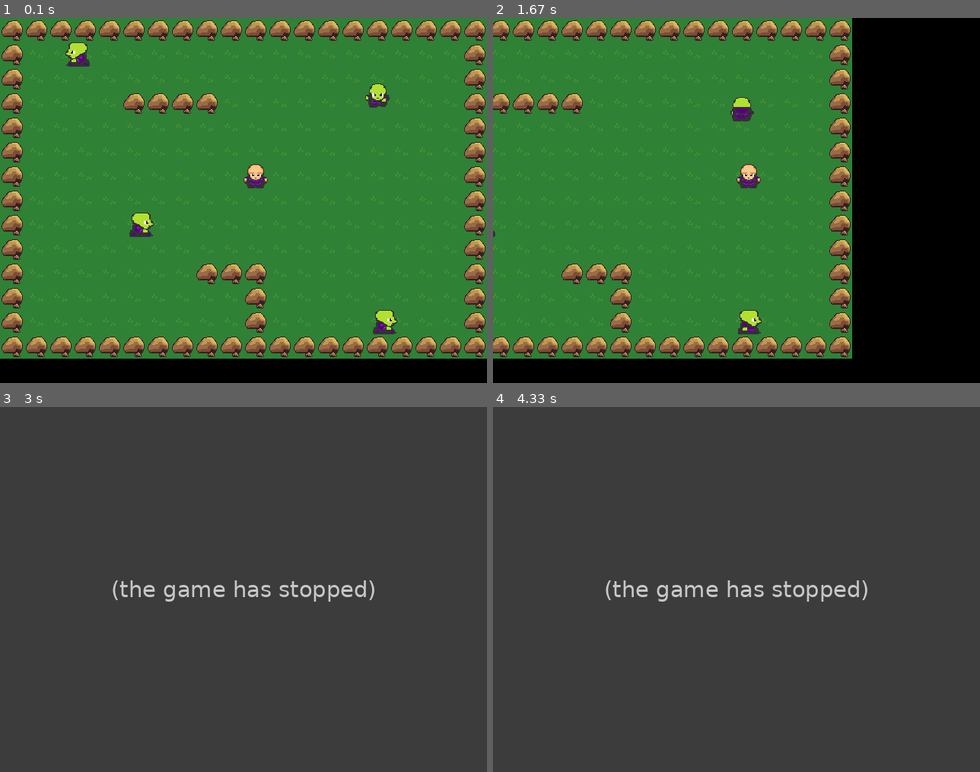
Above: before the commit, frames 1-4 (two rows, left to right).
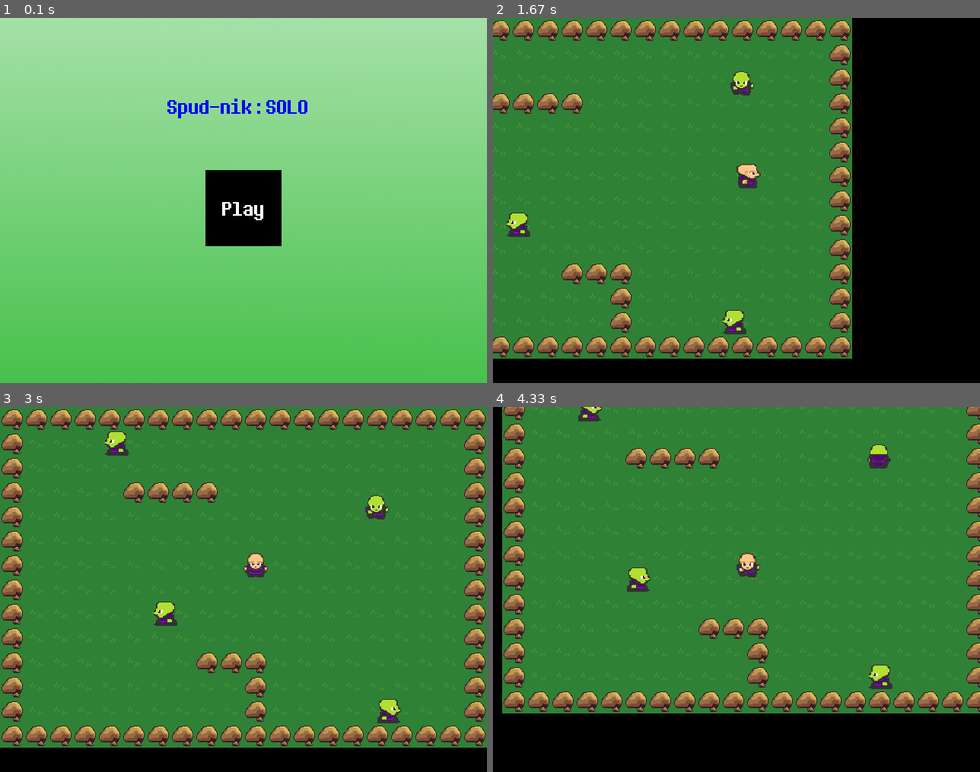
Above: after the commit, the same moments.

Repository: Jayanaka-98/py-game-RPG
Game: pygame game, started from main.py
Two runs of this game, one before a commit and one after it. Both use one fixed random seed, a clock stepped at 60 frames per second and the inputs below.
Inputs (mouse positions are in pixels of both pictures, inside the frame that each line leads up to):
- Up to frame 1 (0.1 s): no input
- Up to frame 2 (1.67 s): press the mouse at (736, 207) at 0.37 s; move the mouse to (790, 200) at 0.47 s; release the mouse at (848, 193) at 0.6 s; hold Space 0.67-1.13 s; hold Right 0.67-1.13 s; move the mouse to (717, 101) at 0.7 s; hold Right 1.17-1.63 s
- Up to frame 3 (3 s): hold Up 1.67-1.97 s; press the mouse at (243, 596) at 2.03 s; move the mouse to (292, 567) at 2.13 s; release the mouse at (345, 542) at 2.27 s; press the mouse at (53, 717) at 2.37 s; move the mouse to (141, 622) at 2.47 s; release the mouse at (228, 527) at 2.6 s; tap Space at 2.67 s
- Up to frame 4 (4.33 s): hold Right 3-3.47 s; hold Left 3.5-4.03 s; hold Down from 4.07 s (still down)

The runs differ from the first frame. In frame 1, 100% of the frame differs, in the area x 0-100%, y 0-100%; in frame 2, 1.4%; in frame 3, 99%; in frame 4, 99%.
Before the commit the program exited at 1.9 s; later frames show no game.

Commit message:
Attacks working

Diff:
--- a/config.py
+++ b/config.py
@@ -3,6 +3,7 @@
 TILESIZE = 32
 FPS = 60
 
+ATTACK_LAYER = 5
 ENEMY_LAYER = 4
 PLAYER_LAYER = 3
 BLOCK_LAYER = 2
@@ -14,21 +15,4 @@
 RED = (255, 0, 0)
 BLACK = (0, 0, 0)
 BLUE = (0, 0, 255)
-
-tilemap = [
-    'BBBBBBBBBBBBBBBBBBBB',
-    'B..E...............B',
-    'B..................B',
-    'B....BBBB......E...B',
-    'B..................B',
-    'B..................B',
-    'B.........P........B',
-    'B..................B',
-    'B....E.............B',
-    'B..................B',
-    'B.......BBB........B',
-    'B.........B........B',
-    'B.........B....E...B',
-    'BBBBBBBBBBBBBBBBBBBB'
-
-]
+WHITE = (255, 255, 255)
--- a/main.py
+++ b/main.py
@@ -1,6 +1,7 @@
 import pygame
 from sprites import *
 from config import *
+from map import *
 import sys
 
 class Game:
@@ -8,12 +9,15 @@
         pygame.init()
         self.screen = pygame.display.set_mode((WIN_WIDTH, WIN_HEIGHT))
         self.clock = pygame.time.Clock()
-        # self.font = pygame.font.Font('Arial', 32)
+        self.font = pygame.font.Font('8bitoperator_jve.ttf', 32)
         self.running = True
 
         self.character_spritesheet = Spritesheet('img/character.png')
         self.terrain_spritesheet = Spritesheet('img/terrain.png')
         self.enemy_spritesheet = Spritesheet('img/enemy.png')
+        self.attack_spritesheet = Spritesheet('img/attack.png')
+        self.intro_background = pygame.image.load('./img/introbackground.png')
+        self.go_background = pygame.image.load('./img/gameover.png')
 
     def createTilemap(self):
         for i, row in enumerate(tilemap):
@@ -24,7 +28,7 @@
                 if column == "E":
                     Enemy(self, j, i)
                 if column == "P":
-                    Player(self, j, i)
+                    self.player = Player(self, j, i)
 
     def new(self):
         self.playing = True
@@ -36,13 +40,24 @@
 
         self.createTilemap()
 
-
-
     def events(self):
         for event in pygame.event.get():
             if event.type == pygame.QUIT:
                 self.playing = False
                 self.running = False
+
+            keys =pygame.key.get_pressed()
+
+
+            if keys[pygame.K_SPACE]:
+                if self.player.facing == 'up':
+                    Attack(self, self.player.rect.x, self.player.rect.y - TILESIZE)
+                if self.player.facing == 'down':
+                    Attack(self, self.player.rect.x, self.player.rect.y + TILESIZE)
+                if self.player.facing == 'right':
+                    Attack(self, self.player.rect.x + TILESIZE, self.player.rect.y)
+                if self.player.facing == 'left':
+                    Attack(self, self.player.rect.x - TILESIZE, self.player.rect.y)
 
     def update(self):
         self.all_sprites.update()
@@ -59,13 +74,64 @@
             self.events()
             self.update()
             self.draw()
-        self.running = False
 
     def game_over(self):
-        pass
+        text = self.font.render('GaMe OvEr', True, RED)
+        text_rect = text.get_rect(center = (WIN_WIDTH/2, WIN_HEIGHT/2))
+
+        restart_button = Button(10,WIN_HEIGHT-135, 120, 125, WHITE, BLACK, 'Restart', 32)
+
+        for sprite in self.all_sprites:
+            sprite.kill()
+
+        while self.running:
+            for event in pygame.event.get():
+                if event.type == pygame.QUIT:
+                    self.running = False
+
+            mouse_pos = pygame.mouse.get_pos()
+            mouse_pressed = pygame.mouse.get_pressed()
+
+            if restart_button.is_pressed(mouse_pos, mouse_pressed)   :
+                self.new()
+                self.main()
+
+            self.screen.blit(self.go_background, (0,0))
+            self.screen.blit(text, text_rect)
+            self.screen.blit(restart_button.image, restart_button.rect)
+            self.clock.tick(FPS)
+            pygame.display.update()
 
     def intro_screen(self):
-        pass
+        intro = True
+
+        title = self.font.render('Spud-nik : SOLO', True, BLUE)
+        title_rect = title.get_rect(x=WIN_WIDTH/2-100,y=100)
+
+        play_button = Button(WIN_WIDTH/2-50, 200, 100, 100, WHITE, BLACK, 'Play', 32)
+
+        while intro:
+            for event in pygame.event.get():
+                if event.type == pygame.QUIT:
+                    intro = False
+                    self.running = False
+
+            mouse_pos = pygame.mouse.get_pos()
+            mouse_pressed = pygame.mouse.get_pressed()
+
+            if play_button.is_pressed(mouse_pos, mouse_pressed):
+                intro = False
+
+            self.screen.blit(self.intro_background, (0,0))
+            self.screen.blit(title, title_rect)
+            self.screen.blit(play_button.image, play_button.rect)
+            self.clock.tick(FPS)
+            pygame.display.update()
+
+
+
+
+
 
 g = Game()
 g.intro_screen()
--- /dev/null
+++ b/map.py
@@ -0,0 +1,17 @@
+tilemap = [
+    'BBBBBBBBBBBBBBBBBBBB',
+    'B..E...............B',
+    'B..................B',
+    'B....BBBB......E...B',
+    'B..................B',
+    'B..................B',
+    'B.........P........B',
+    'B..................B',
+    'B....E.............B',
+    'B..................B',
+    'B.......BBB........B',
+    'B.........B........B',
+    'B.........B....E...B',
+    'BBBBBBBBBBBBBBBBBBBB'
+
+]
--- a/sprites.py
+++ b/sprites.py
@@ -1,6 +1,7 @@
 import pygame
 from pygame.sprite import AbstractGroup
 from config import *
+from map import *
 import math
 import random
 
@@ -115,25 +116,34 @@
                             self.game.character_spritesheet.get_sprite(68, 66, self.width, self.height)]
 
 
-        if self.y_change == 0 and self.x_change == 0:
-            self.image = self.game.character_spritesheet.get_sprite(3, 2, self.width, self.height)
-        else:
-            if self.facing == "down":
+        if self.facing == "down":
+            if self.y_change == 0:
+                self.image = self.game.character_spritesheet.get_sprite(3, 2, self.width, self.height)
+            else:
                 self.image = down_animations[math.floor(self.animation_loop)]
                 self.animation_loop += 0.1
                 if self.animation_loop >= 3:
                     self.animation_loop = 1
-            if self.facing == "up":
+        if self.facing == "up":
+            if self.y_change == 0:
+                self.image = self.game.character_spritesheet.get_sprite(3, 34, self.width, self.height)
+            else:
                 self.image = up_animations[math.floor(self.animation_loop)]
                 self.animation_loop += 0.1
                 if self.animation_loop >= 3:
                     self.animation_loop = 1
-            if self.facing == "right":
+        if self.facing == "right":
+            if self.x_change == 0:
+                self.image = self.game.character_spritesheet.get_sprite(3, 66, self.width, self.height)
+            else:
                 self.image = right_animations[math.floor(self.animation_loop)]
                 self.animation_loop += 0.1
                 if self.animation_loop >= 3:
                     self.animation_loop = 1
-            if self.facing == "left":
+        if self.facing == "left":
+            if self.x_change == 0:
+                self.image = self.game.character_spritesheet.get_sprite(3, 98, self.width, self.height)
+            else:
                 self.image = left_animations[math.floor(self.animation_loop)]
                 self.animation_loop += 0.1
                 if self.animation_loop >= 3:
@@ -293,3 +303,113 @@
         self.rect = self.image.get_rect()
         self.rect.x = self.x
         self.rect.y = self.y
+
+class Button:
+    def __init__(self, x, y, width, height, fg, bg, content, fontsize):
+        self.font = pygame.font.Font('8bitoperator_jve.ttf', fontsize)
+        self.content = content
+
+        self.x = x
+        self.y = y
+        self.width = width
+        self.height = height
+
+        self.fg = fg
+        self.bg = bg
+
+        self.image = pygame.Surface ((self.width, self.height))
+        self.image.fill(self.bg)
+        self.rect = self.image.get_rect()
+
+        self.rect.x = self.x
+        self.rect.y = self.y
+
+        self.text = self.font.render(self.content, True, self.fg)
+        self.text_rect = self.text.get_rect(center=(self.width/2, self.width/2))
+        self.image.blit(self.text, self.text_rect)
+
+    def is_pressed(self, pos, pressed):
+        if self.rect.collidepoint(pos):
+            if pressed[0]:
+                return True
+            return False
+        return False
+
+class Attack(pygame.sprite.Sprite):
+    def __init__(self, game, x, y):
+
+        self.game = game
+        self._layer = ATTACK_LAYER
+        self.groups = self.game.all_sprites, self.game.attacks
+        pygame.sprite.Sprite.__init__(self, self.groups)
+
+        self.x = x
+        self.y = y
+        self.width = TILESIZE
+        self.height = TILESIZE
+
+        self.animation_loop = 0
+
+        self.image = self.game.attack_spritesheet.get_sprite(0,0, self.width, self.height)
+
+        self.rect = self.image.get_rect()
+        self.rect.x = self.x
+        self.rect.y = self.y
+
+    def update(self):
+        self.animate()
+        self.collide()
+
+    def collide(self):
+        hits = pygame.sprite.spritecollide(self, self.game.enemies, True)
+
+    def animate(self):
+        direction = self.game.player.facing
+
+        right_animations = [self.game.attack_spritesheet.get_sprite(0, 64, self.width, self.height),
+                           self.game.attack_spritesheet.get_sprite(32, 64, self.width, self.height),
+                           self.game.attack_spritesheet.get_sprite(64, 64, self.width, self.height),
+                           self.game.attack_spritesheet.get_sprite(96, 64, self.width, self.height),
+                           self.game.attack_spritesheet.get_sprite(128, 64, self.width, self.height)]
+
+        down_animations = [self.game.attack_spritesheet.get_sprite(0, 32, self.width, self.height),
+                           self.game.attack_spritesheet.get_sprite(32, 32, self.width, self.height),
+                           self.game.attack_spritesheet.get_sprite(64, 32, self.width, self.height),
+                           self.game.attack_spritesheet.get_sprite(96, 32, self.width, self.height),
+                           self.game.attack_spritesheet.get_sprite(128, 32, self.width, self.height)]
+
+        left_animations = [self.game.attack_spritesheet.get_sprite(0, 96, self.width, self.height),
+                           self.game.attack_spritesheet.get_sprite(32, 96, self.width, self.height),
+                           self.game.attack_spritesheet.get_sprite(64, 96, self.width, self.height),
+                           self.game.attack_spritesheet.get_sprite(96, 96, self.width, self.height),
+                           self.game.attack_spritesheet.get_sprite(128, 96, self.width, self.height)]
+
+        up_animations = [self.game.attack_spritesheet.get_sprite(0, 0, self.width, self.height),
+                         self.game.attack_spritesheet.get_sprite(32, 0, self.width, self.height),
+                         self.game.attack_spritesheet.get_sprite(64, 0, self.width, self.height),
+                         self.game.attack_spritesheet.get_sprite(96, 0, self.width, self.height),
+                         self.game.attack_spritesheet.get_sprite(128, 0, self.width, self.height)]
+
+        if direction == 'up':
+            self.image = up_animations[math.floor(self.animation_loop)]
+            self.animation_loop += 0.5
+            if self.animation_loop >= 5:
+                self.kill()
+
+        if direction == 'down':
+            self.image = down_animations[math.floor(self.animation_loop)]
+            self.animation_loop += 0.5
+            if self.animation_loop >= 5:
+                self.kill()
+
+        if direction == 'left':
+            self.image = left_animations[math.floor(self.animation_loop)]
+            self.animation_loop += 0.5
+            if self.animation_loop >= 5:
+                self.kill()
+
+        if direction == 'right':
+            self.image = right_animations[math.floor(self.animation_loop)]
+            self.animation_loop += 0.5
+            if self.animation_loop >= 5:
+                self.kill()
Binary file added: 8bitoperator_jve.ttf
